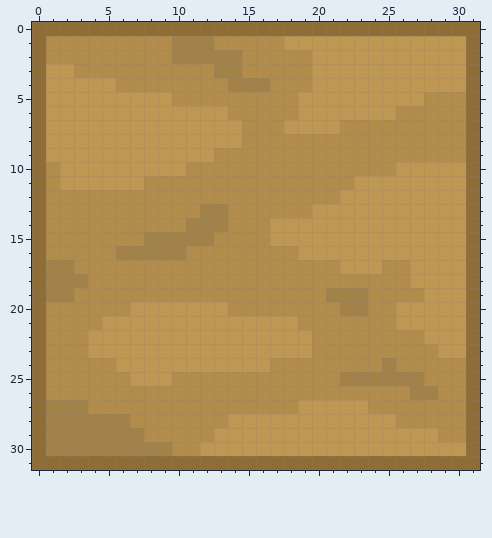
Two versions of one pixel-art sprite, res/Tile/Tile_Unplaceable_Floor.png. That is the earlier state.
The file is 32x32 pixels. Colours within 5 levels of each other are drawn and written as one.
After:
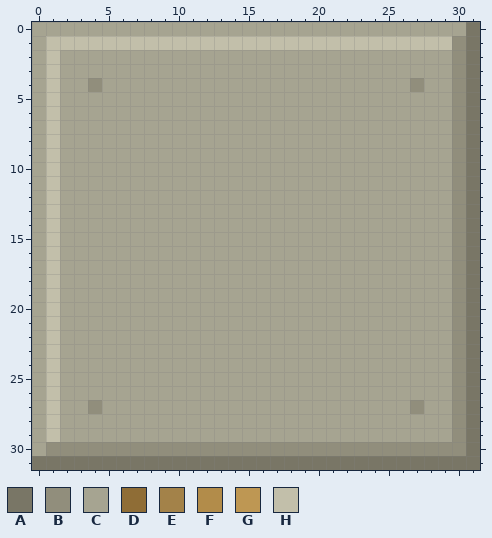
Palette (. is transparent): A #797666  B #918e7c  C #a6a491  D #8f6d36  E #a38249  F #b28c4a  G #be9753  H #c2bfaa
Edits made:
Changed rows in their new state; - is an unchanged pixel.
first column x 0:
 0 CCCCCCCCCCCCCCCCCCCCCCCCCCCCCCCA
 1 CHHHHHHHHHHHHHHHHHHHHHHHHHHHHHBA
 2 CHCCCCCCCCCCCCCCCCCCCCCCCCCCCCBA
 3 CHCCCCCCCCCCCCCCCCCCCCCCCCCCCCBA
 4 CHCCBCCCCCCCCCCCCCCCCCCCCCCBCCBA
 5 CHCCCCCCCCCCCCCCCCCCCCCCCCCCCCBA
 6 CHCCCCCCCCCCCCCCCCCCCCCCCCCCCCBA
 7 CHCCCCCCCCCCCCCCCCCCCCCCCCCCCCBA
 8 CHCCCCCCCCCCCCCCCCCCCCCCCCCCCCBA
 9 CHCCCCCCCCCCCCCCCCCCCCCCCCCCCCBA
10 CHCCCCCCCCCCCCCCCCCCCCCCCCCCCCBA
11 CHCCCCCCCCCCCCCCCCCCCCCCCCCCCCBA
12 CHCCCCCCCCCCCCCCCCCCCCCCCCCCCCBA
13 CHCCCCCCCCCCCCCCCCCCCCCCCCCCCCBA
14 CHCCCCCCCCCCCCCCCCCCCCCCCCCCCCBA
15 CHCCCCCCCCCCCCCCCCCCCCCCCCCCCCBA
16 CHCCCCCCCCCCCCCCCCCCCCCCCCCCCCBA
17 CHCCCCCCCCCCCCCCCCCCCCCCCCCCCCBA
18 CHCCCCCCCCCCCCCCCCCCCCCCCCCCCCBA
19 CHCCCCCCCCCCCCCCCCCCCCCCCCCCCCBA
20 CHCCCCCCCCCCCCCCCCCCCCCCCCCCCCBA
21 CHCCCCCCCCCCCCCCCCCCCCCCCCCCCCBA
22 CHCCCCCCCCCCCCCCCCCCCCCCCCCCCCBA
23 CHCCCCCCCCCCCCCCCCCCCCCCCCCCCCBA
24 CHCCCCCCCCCCCCCCCCCCCCCCCCCCCCBA
25 CHCCCCCCCCCCCCCCCCCCCCCCCCCCCCBA
26 CHCCCCCCCCCCCCCCCCCCCCCCCCCCCCBA
27 CHCCBCCCCCCCCCCCCCCCCCCCCCCBCCBA
28 CHCCCCCCCCCCCCCCCCCCCCCCCCCCCCBA
29 CHCCCCCCCCCCCCCCCCCCCCCCCCCCCCBA
30 CBBBBBBBBBBBBBBBBBBBBBBBBBBBBBBA
31 AAAAAAAAAAAAAAAAAAAAAAAAAAAAAAAA
